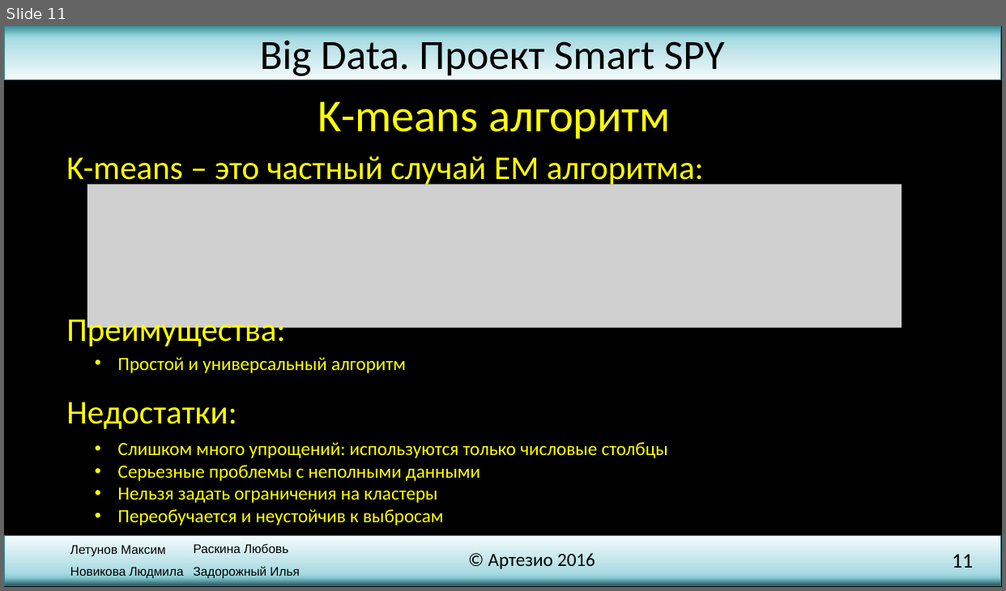
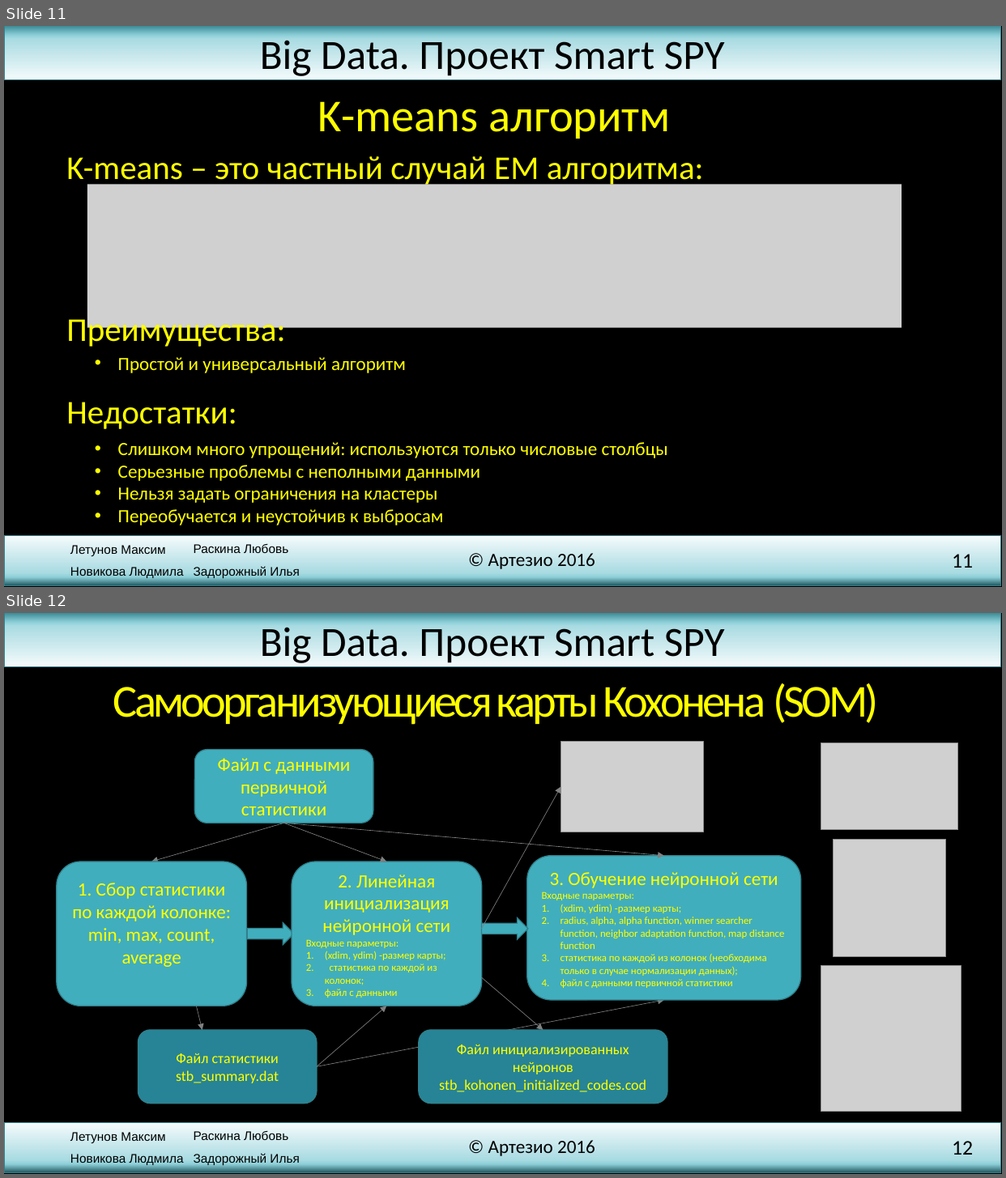
Before and after one commit to SmallDev/TestSmart, a slide deck: presentation.pptx. Shown one above the other, each under a label of ours: slide 11 before the commit, slides 11 and 12 after it. The pictures are 1006x591 and 1006x1178 pixels, drawn with LibreOffice and Linux fonts; fonts in the diff are those of the drawing; grey boxes stand for pictures; background and template pictures are left out. Boxes give left, top, right and bottom in pixels: in the first picture for what was removed or moved away, otherwise in the second. Text is boxed around its words. In the diff, an @@ line names an element or a change of style, - is before the commit and + after.

```diff
--- a/presentation.pptx
+++ b/presentation.pptx
@@ slide 12 added at (4,613,1002,1174), background picture (left out); not listed: 7 template elements that a slide beside it also shows @@
@@ title added at (113,683,878,725), 44 pt, text #FFFF00 @@
+Самоорганизующиеся карты Кохонена (SOM)
@@ rounded rectangle added at (195,750,374,824), fill #41AEBD, outline #30818C 1 pt, 18 pt, text #FFFF00 @@
+Файл с данными первичной статистики
@@ picture added at (561,742,703,832) @@
@@ picture added at (821,743,958,830) @@
@@ line added from (283, 764) to (284, 766), #41AEBD 0.5 pt @@
@@ arrow added from (482, 929) to (561, 786), #808080 0.5 pt @@
@@ arrow added from (284, 824) to (151, 862), #808080 0.5 pt @@
@@ arrow added from (284, 824) to (386, 862), #808080 0.5 pt @@
@@ arrow added from (284, 824) to (664, 855), #808080 0.5 pt @@
@@ rounded rectangle added at (527,855,801,1000), fill #41AEBD, outline #30818C 1 pt, 10 pt, text #FFFF00 @@
+3. Обучение нейронной сети
+Входные параметры:
+1. (xdim, ydim) -размер карты;
+2. radius, alpha, alpha function, winner searcher function, neighbor adaptation function, map distance function
+3. статистика по каждой из колонок (необходима только в случае нормализации данных);
+4. файл с данными первичной статистики
@@ picture added at (833,839,946,956) @@
@@ rounded rectangle added at (57,862,246,1006), fill #41AEBD, outline #30818C 1 pt, 18 pt, text #FFFF00 @@
+1. Сбор статистики по каждой колонке:
+min, max, count, average
@@ rounded rectangle added at (292,862,482,1006), fill #41AEBD, outline #30818C 1 pt, 10 pt, text #FFFF00 @@
+2. Линейная инициализация нейронной сети
+Входные параметры:
+1. (xdim, ydim) -размер карты;
+2. статистика по каждой из колонок;
+3. файл с данными
@@ right arrow added at (247,923,294,944), fill #41AEBD, outline #30818C 1 pt @@
@@ right arrow added at (482,918,528,939), fill #41AEBD, outline #30818C 1 pt @@
@@ picture added at (821,966,961,1112) @@
@@ arrow added from (317, 1067) to (664, 1000), #808080 0.5 pt @@
@@ arrow added from (482, 977) to (543, 1030), #808080 0.5 pt @@
@@ arrow added from (197, 1006) to (202, 1030), #808080 0.5 pt @@
@@ arrow added from (317, 1067) to (386, 1006), #808080 0.5 pt @@
@@ rounded rectangle added at (138,1030,317,1103), fill #268496, outline #30818C 1 pt, 14 pt, text #FFFF00 @@
+Файл статистики stb_summary.dat
@@ rounded rectangle added at (419,1030,667,1103), fill #268496, outline #30818C 1 pt, 14 pt, text #FFFF00 @@
+Файл инициализированных нейронов stb_kohonen_initialized_codes.cod
```
Also in this commit, not shown: 3 other slides added.
